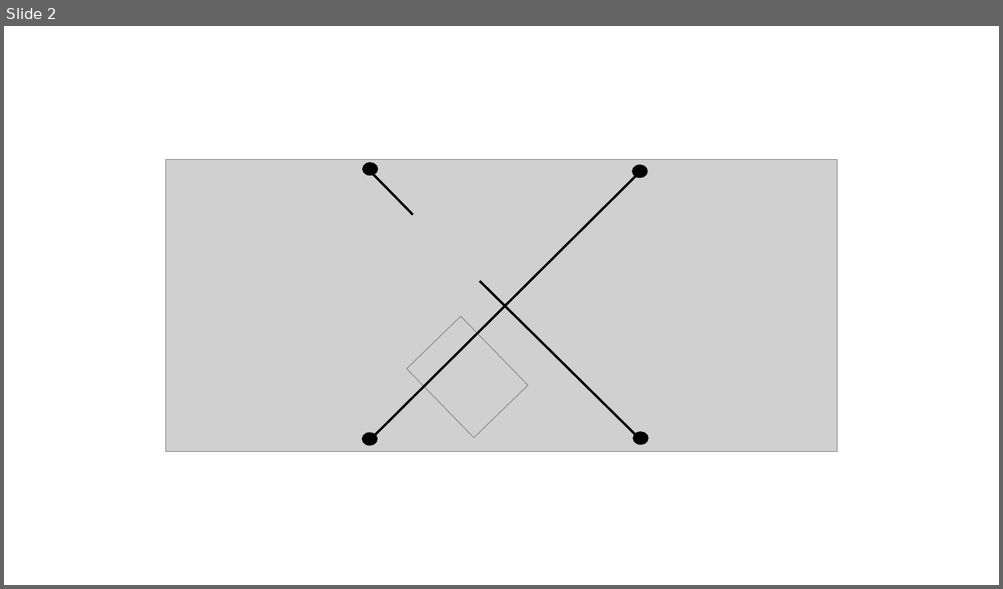
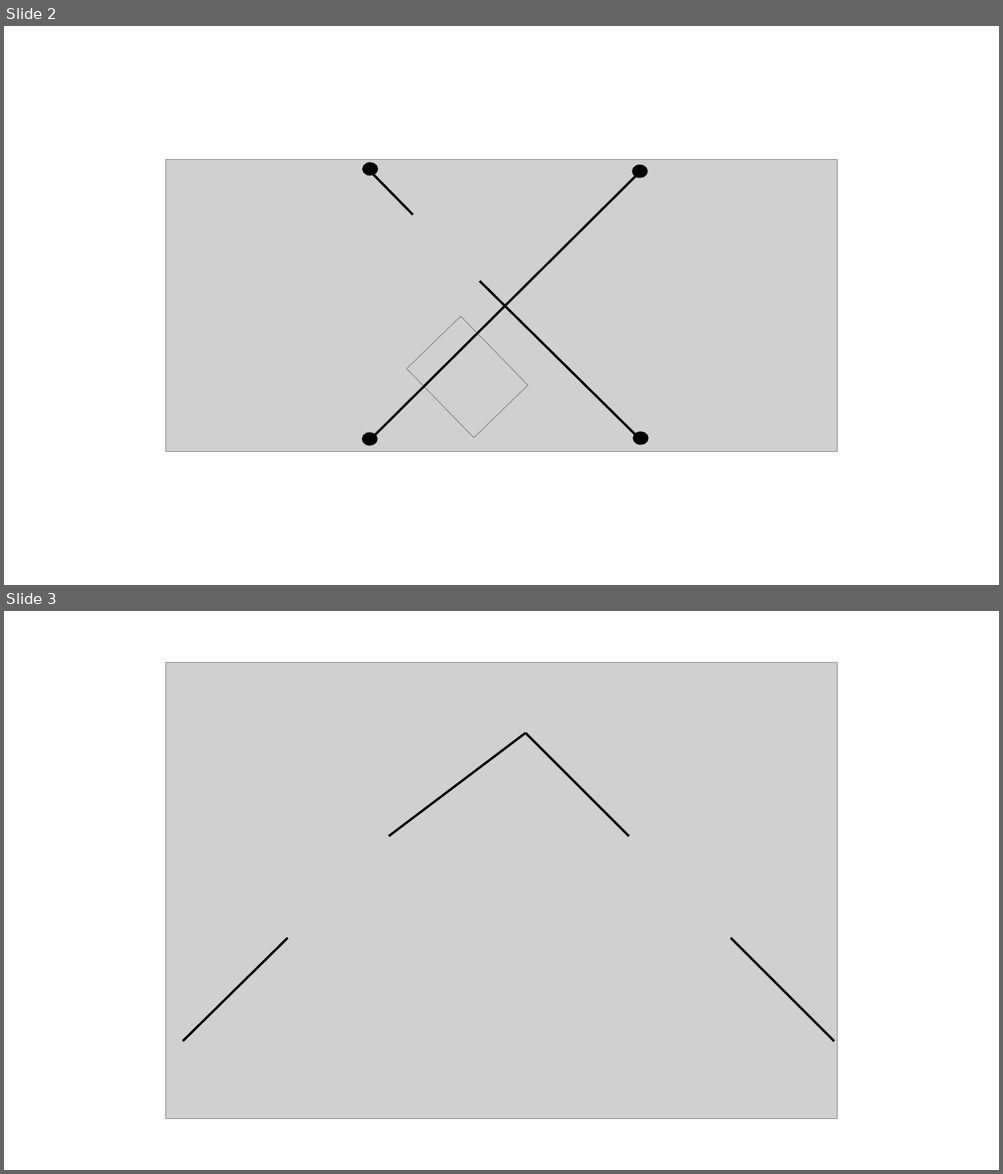
Before and after one commit to brashap/ENGR2910, a slide deck: Exams/midterm1/mid1.pptx. Shown one above the other, each under a label of ours: slide 2 before the commit, slides 2 and 3 after it. The pictures are 1003x589 and 1003x1174 pixels, drawn with LibreOffice and Linux fonts; fonts in the diff are those of the drawing; grey boxes stand for pictures. Boxes give left, top, right and bottom in pixels: in the first picture for what was removed or moved away, otherwise in the second. Text is boxed around its words. In the diff, an @@ line names an element or a change of style, - is before the commit and + after.

```diff
--- a/Exams/midterm1/mid1.pptx
+++ b/Exams/midterm1/mid1.pptx
@@ slide 3 added at (4,611,999,1170), background #FFFFFF @@
@@ picture added at (166,663,837,1119) @@
@@ line added from (526, 733) to (389, 836), #000000 2.25 pt @@
@@ line added from (629, 836) to (526, 733), #000000 2.25 pt @@
@@ line added from (287, 939) to (183, 1042), #000000 2.25 pt @@
@@ line added from (834, 1042) to (731, 939), #000000 2.25 pt @@
```
Also in this commit, not shown: 5 other files.
